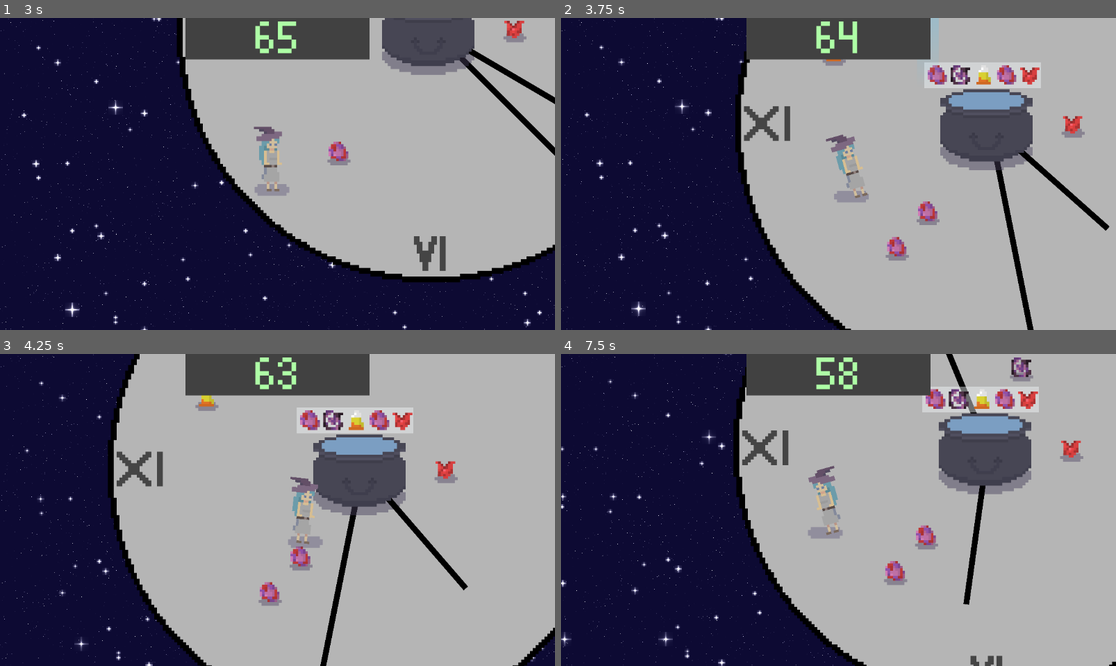
Above: before the commit, frames 1-4 (two rows, left to right).
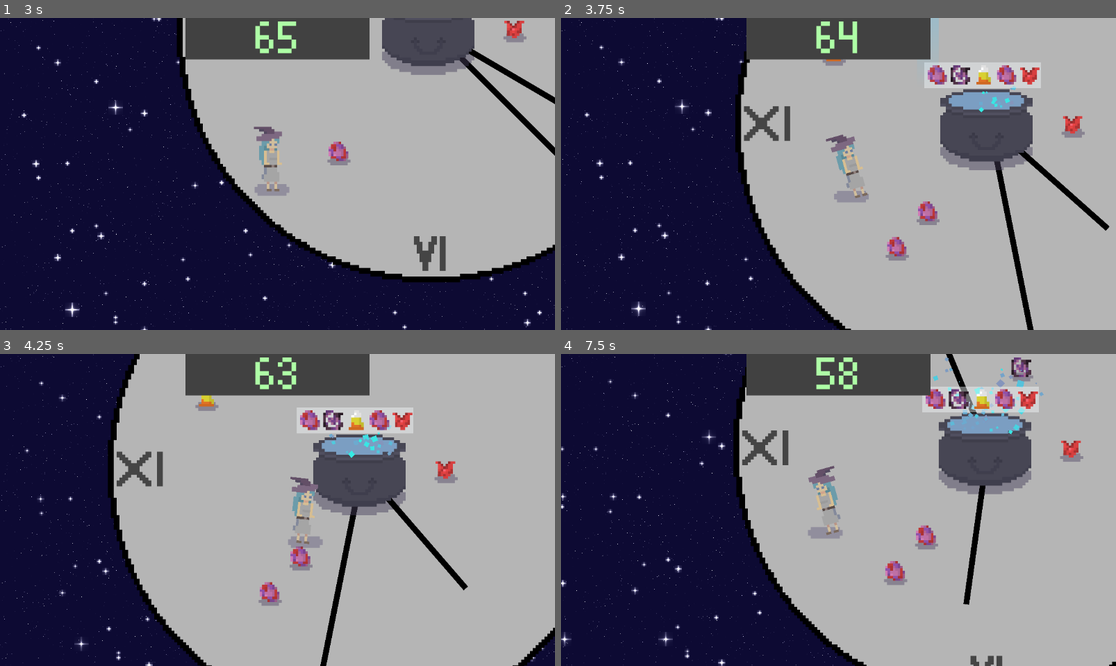
Above: after the commit, the same moments.

Repository: arrowira/miniJam189
Game: Godot game, scene res://Scenes/main.tscn
Same seed, same stepped clock (60 frames per second), same inputs: the game is played once before the commit and once after it.
Inputs:
- Up to frame 1 (3 s): hold A (right) 0.53-1.28 s; tap F (drop) every 0.75 s from 0.6 to 2.85 s; tap Space (jump) at 0.77, 1.52 s; hold S (down) 1.28-2.03 s; hold A (right) 2.03-2.78 s; hold W (up) from 2.78 s (still down)
- Up to frame 2 (3.75 s): tap Space (jump) at 3.02 s; release W (up) at 3.53 s; hold D (left) from 3.53 s (still down); tap F (drop) at 3.6 s
- Up to frame 3 (4.25 s): keep holding D (left); tap Space (jump) at 3.77 s
- Up to frame 4 (7.5 s): tap F (drop) every 0.75 s from 4.35 to 7.35 s; tap Space (jump) at 4.52, 6.02, 6.77 s; release D (left) at 5.03 s; hold S (down) 5.03-5.78 s; hold A (right) 5.78-6.53 s; hold W (up) 6.53-7.28 s; hold A (right) from 7.28 s (still down)

Frame 1 is identical in both runs. In frame 2, less than 0.1% of the frame differs, in the area x 75-82%, y 21-31%; in frame 3, 0.1%; in frame 4, 0.3%, in the area x 66-87%, y 1-26%.

Commit message:
export settings

Diff:
--- a/minijam189/Scenes/Cauldron.tscn
+++ b/minijam189/Scenes/Cauldron.tscn
@@ -101,7 +101,6 @@
 shape = SubResource("RectangleShape2D_ing50")
 
 [node name="GPUParticles2D" type="GPUParticles2D" parent="."]
-visible = false
 modulate = Color(0.441491, 0.654114, 0.801832, 1)
 position = Vector2(7, -151)
 rotation = -1.57519
@@ -119,7 +118,7 @@
 amount = 200
 process_material = SubResource("ParticleProcessMaterial_nbiai")
 texture = SubResource("CanvasTexture_xnucd")
-lifetime = 3.0
+lifetime = 5.0
 one_shot = true
 explosiveness = 1.0
 randomness = 0.61
--- a/minijam189/Scripts/spawner.gd
+++ b/minijam189/Scripts/spawner.gd
@@ -15,7 +15,6 @@
 
 func _on_spawn_timer_timeout() -> void:
 	#spawn
-	$spawnTimer.wait_time+=0.01
 	spawnID+=1
 	spawnID = spawnID % 5
 	var instance
Not shown: 1 places in minijam189/Scenes/main.tscn that only renumber resources
Not shown, added: minijam189/export_presets.cfg
